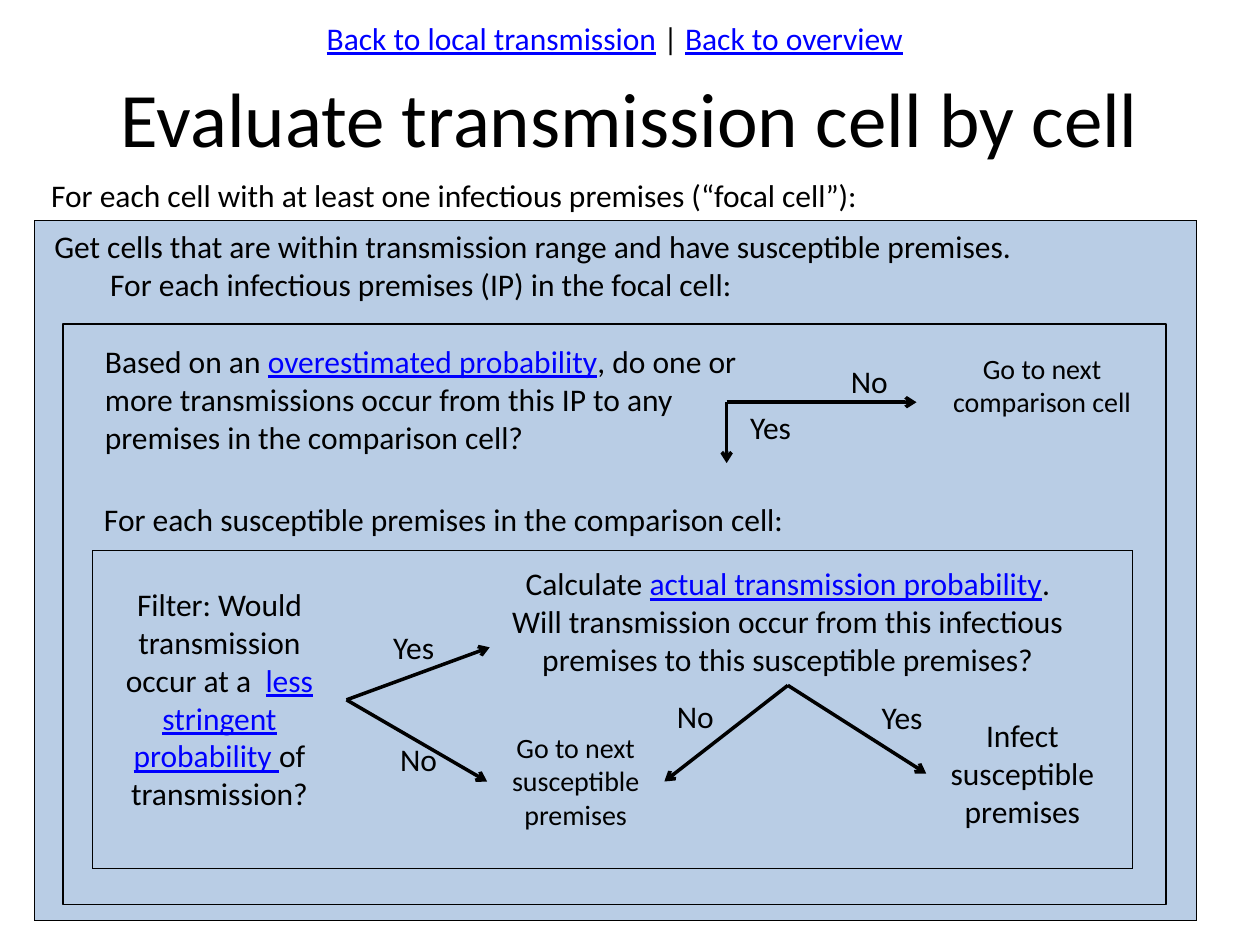
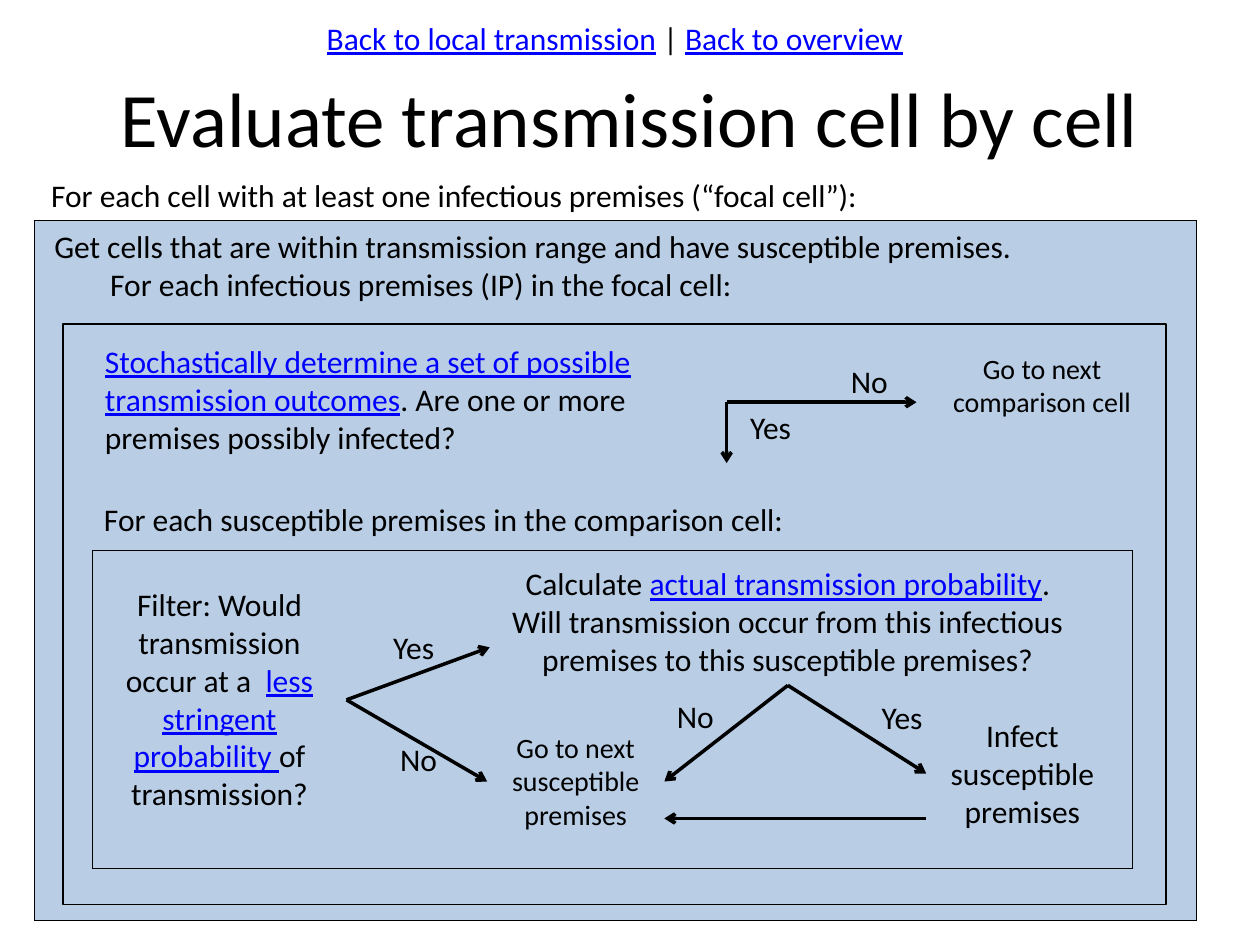
Before and after one commit to webblabb/usdosr, a slide deck: slide 8 of Schematics.pptx. Drawn at 1260x945 pixels with LibreOffice and Linux fonts; fonts in the diff are those of the drawing. Boxes give left, top, right and bottom in pixels: in the first picture for what was removed or moved away, otherwise in the second. Text is boxed around its words. In the diff, an @@ line names an element or a change of style, - is before the commit and + after.

Commit message:
Pairwise comparisons use filter method

```diff
--- a/Schematics.pptx
+++ b/Schematics.pptx
@@ text at (105,351,630,454): text changed; text colour #000000 to #0000FF @@
-Based on an overestimated probability, do one or more transmissions occur from this IP to any premises in the comparison cell?
+Stochastically determine a set of possible transmission outcomes. Are one or more premises possibly infected?
@@ arrow added from (926, 819) to (664, 819), #000000 2 pt @@
```
Also in this commit, not shown: 1 other slide changed, 8 slides added, 9 other files.
